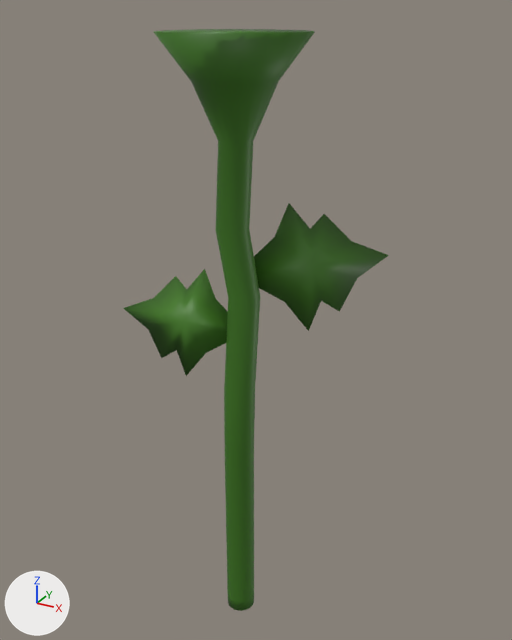
The glTF model Core/Art/Flower_Stem.glb as it was, and as the next commit left it.
Before and after are seen from a 50 mm camera at (5.59, -9.52, 0.29) aimed at (-0.13, 0.87, -4.9). The lights are fixed; the arrows at lower left show +X, +Y and +Z. Where no turn or scale is listed for an object, it has been applied to the vertices.

The first picture shows 'Cylinder', 'Leaf', 'Leaf.001'.
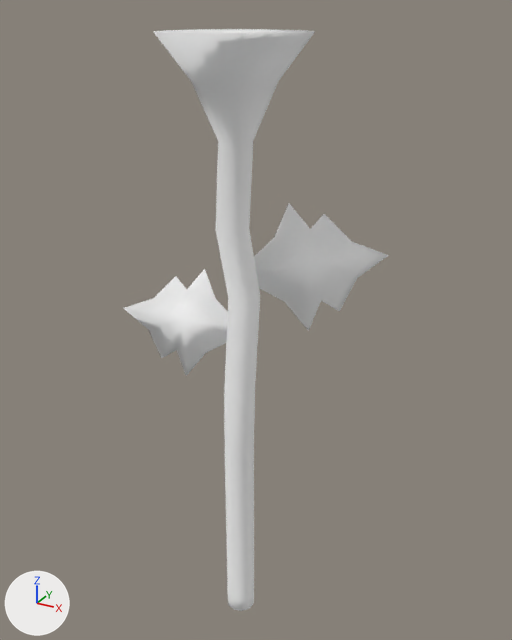
Pixel boxes [x1, y1, x2, y2] of what changed, in the pictures (512 x 640 px):
'Cylinder', recoloured (green to white)
    both: [154, 29, 315, 611]
'Leaf', recoloured (green to white)
    both: [254, 203, 389, 331]
'Leaf.001', recoloured (green to white)
    both: [123, 269, 228, 376]

The change in detail:
Material 'BaseMaterial' (mat_basematerial) is new.
Its base color is (1.0, 1.0, 1.0) (white #ffffff).
Its metallic is 1.0.
Its roughness is 1.0.
me_leaf_mesh has 15 vertices, 26 faces and spans x -0.86..0.98, y -0.99..1.15, z -1.0..1.0.
me_leaf_mesh no longer uses material mat_leaf_mat (dark green #437b21).
me_leaf_mesh now uses material mat_basematerial (white #ffffff).
me_leaf_mesh_001 has 15 vertices, 26 faces and spans x -1.32..1.12, y -0.38..0.4, z -0.88..0.89.
me_leaf_mesh_001 no longer uses material mat_leaf_mat (dark green #437b21).
me_leaf_mesh_001 now uses material mat_basematerial (white #ffffff).
me_cylinder has 180 vertices, 356 faces and spans x -1.16..1.16, y -1.16..1.16, z -10.81..-0.01.
me_cylinder no longer uses material mat_stem_material (dark green #3c741a).
me_cylinder now uses material mat_basematerial (white #ffffff).
